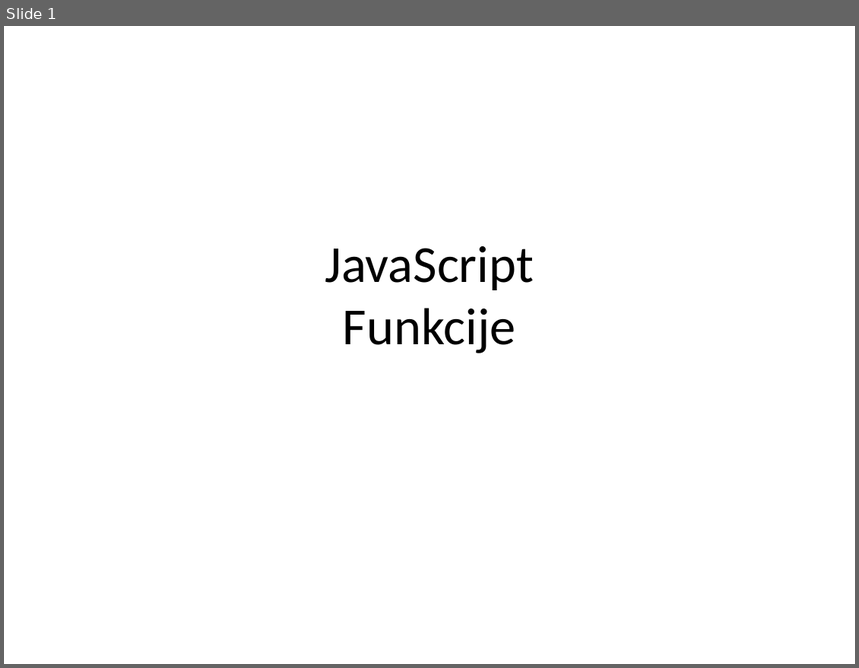
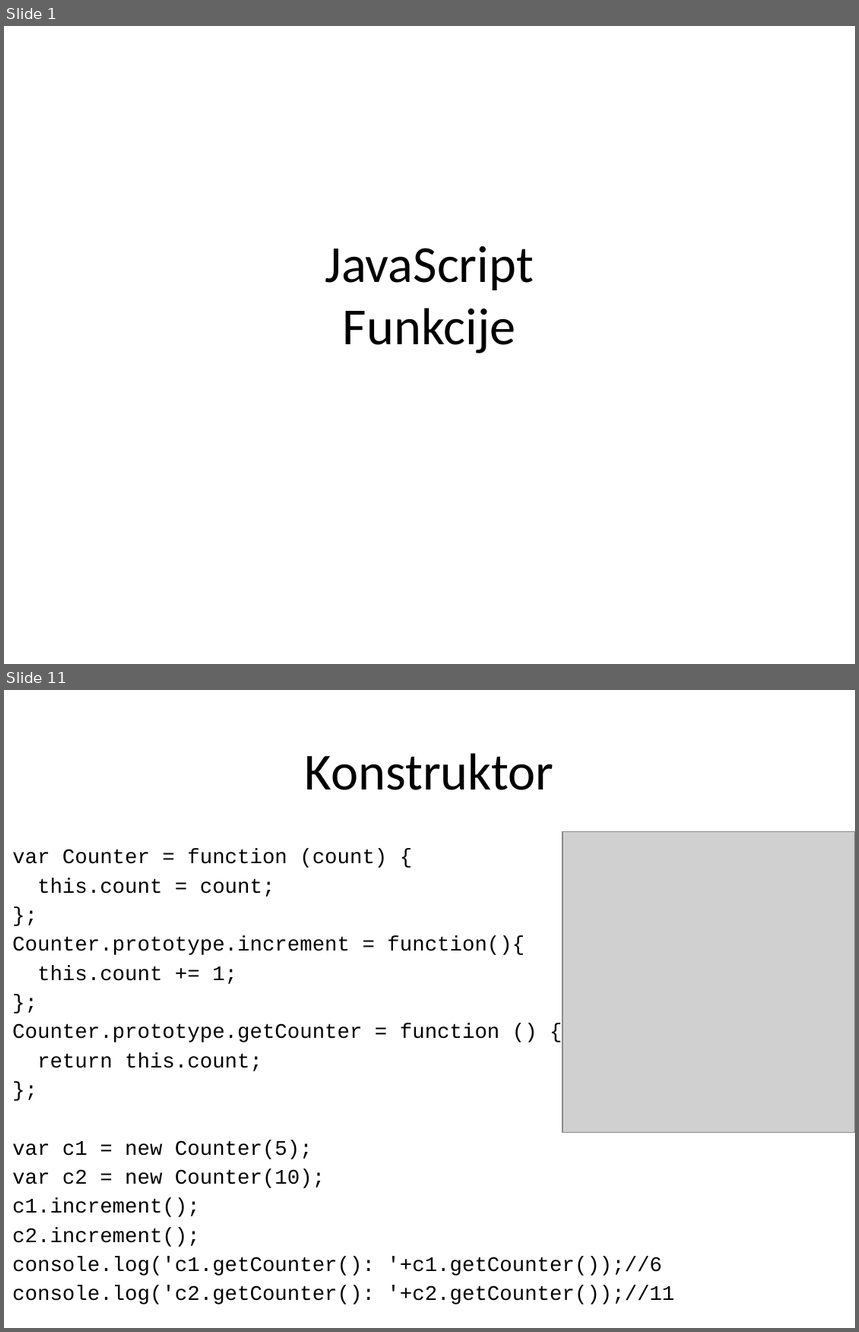
Before and after one commit to XWS2016/JavaScript, a slide deck: 02_Funkcije/JavaScript_02_Funkcije.pptx. Shown one above the other, each under a label of ours: slide 1 before the commit, slides 1 and 11 after it; the slides between them are not shown. The pictures are 859x668 and 859x1332 pixels, drawn with LibreOffice and Linux fonts; fonts in the diff are those of the drawing; grey boxes stand for pictures. Boxes give left, top, right and bottom in pixels: in the first picture for what was removed or moved away, otherwise in the second. Text is boxed around its words. In the diff, an @@ line names an element or a change of style, - is before the commit and + after.

```diff
--- a/02_Funkcije/JavaScript_02_Funkcije.pptx
+++ b/02_Funkcije/JavaScript_02_Funkcije.pptx
@@ slide 11 added at [4, 690, 855, 1328], background #FFFFFF @@
@@ title added at [305, 753, 554, 790], 44 pt, text #000000 @@
+Konstruktor
@@ text added at [12, 849, 674, 1305], 17.6 pt, text #000000 @@
+var Counter = function (count) {
+this.count = count;
+};
+Counter.prototype.increment = function(){
+this.count += 1;
+};
+Counter.prototype.getCounter = function () {
+return this.count;
+};
+var c1 = new Counter(5);
+var c2 = new Counter(10);
+c1.increment();
+c2.increment();
+console.log('c1.getCounter(): '+c1.getCounter());//6
+console.log('c2.getCounter(): '+c2.getCounter());//11
@@ picture added at [563, 832, 855, 1132] @@
```
Also in this commit, not shown: 2 slides changed, 30 other slides added, 11 slides removed, 13 other files.
